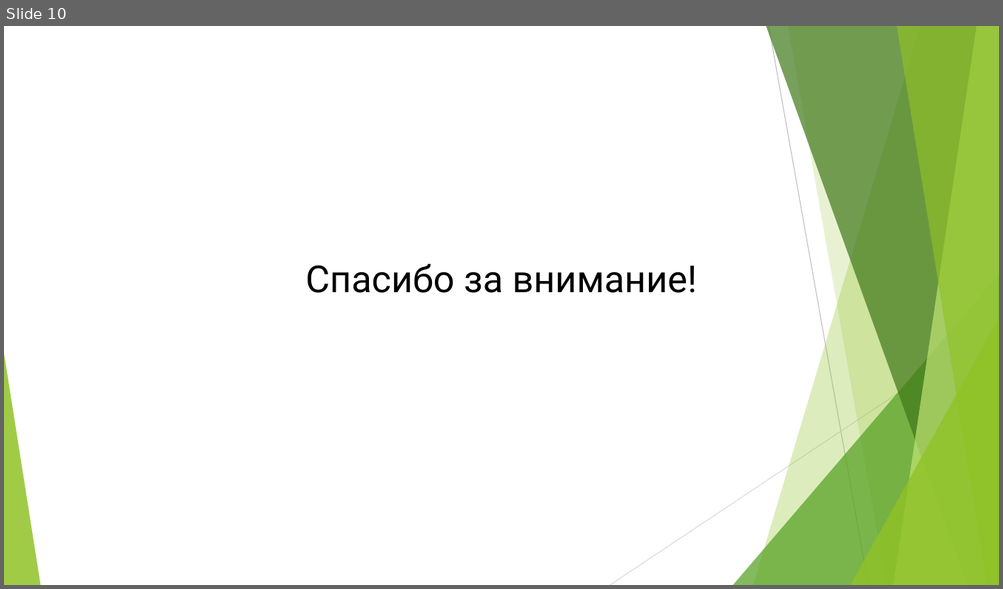
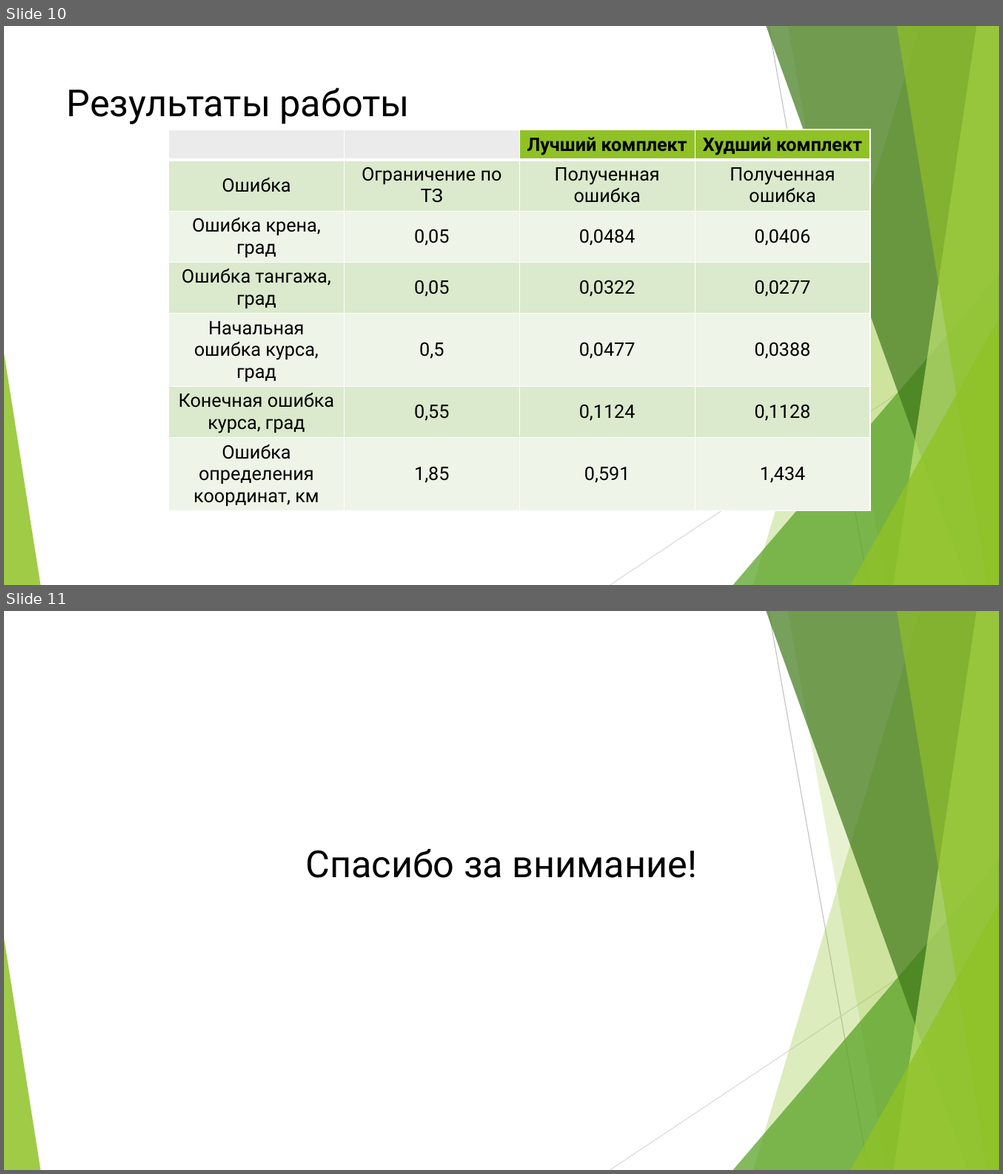
Before and after one commit to SkeDance/Inertial_navigation_system, a slide deck: Защита/Алейников З.А.pptx. Shown one above the other, each under a label of ours: slide 10 before the commit, slides 10 and 11 after it. The pictures are 1003x589 and 1003x1174 pixels, drawn with LibreOffice and Linux fonts; fonts in the diff are those of the drawing; background and template pictures are left out. Boxes give left, top, right and bottom in pixels: in the first picture for what was removed or moved away, otherwise in the second. Text is boxed around its words. In the diff, an @@ line names an element or a change of style, - is before the commit and + after.

Commit message:
new slide

```diff
--- a/Защита/Алейников З.А.pptx
+++ b/Защита/Алейников З.А.pptx
@@ slide 10 added at (4, 26, 999, 585), background #FFFFFF; not listed: 10 template elements that a slide beside it also shows @@
@@ title added at (67, 87, 410, 124), 36 pt, text #000000 @@
+Результаты работы
@@ table added at (169, 130, 871, 540), 7 rows, 4 columns @@
+ |  | Лучший комплект | Худший комплект
+Ошибка | Ограничение по ТЗ | Полученная ошибка | Полученная ошибка
+Ошибка крена, град | 0,05 | 0,0484 | 0,0406
+Ошибка тангажа, град | 0,05 | 0,0322 | 0,0277
+Начальная ошибка курса, град | 0,5 | 0,0477 | 0,0388
+Конечная ошибка курса, град | 0,55 | 0,1124 | 0,1128
+Ошибка определения координат, км | 1,85 | 0,591 | 1,434
@@ what was slide 10 is now slide 11 @@
```
